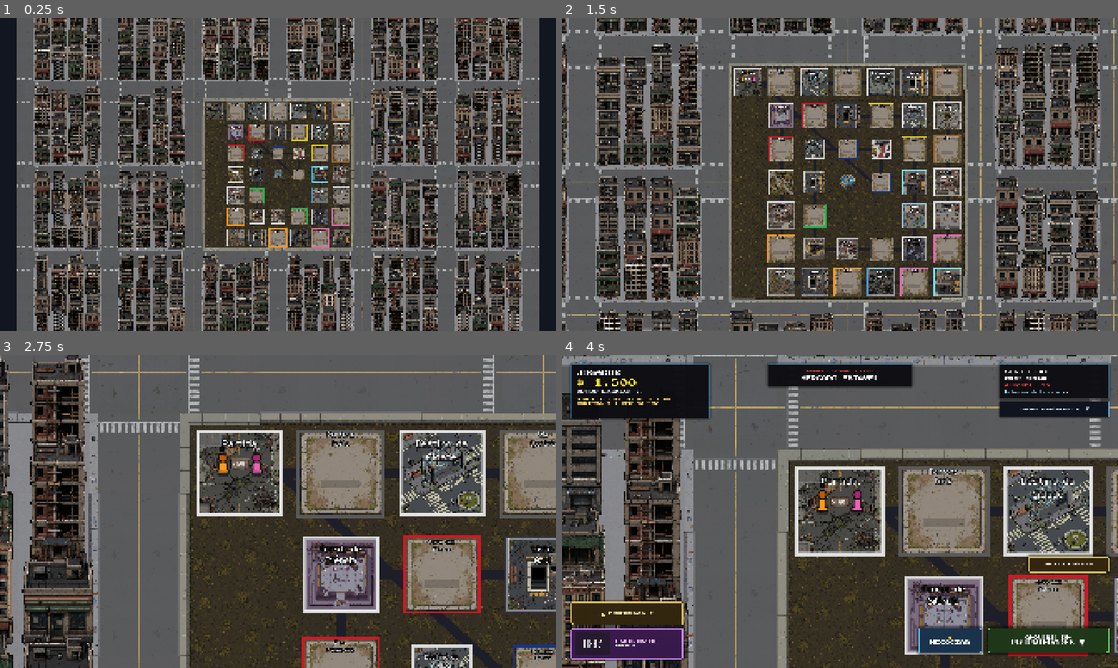
Above: before the commit, frames 1-4 (two rows, left to right).
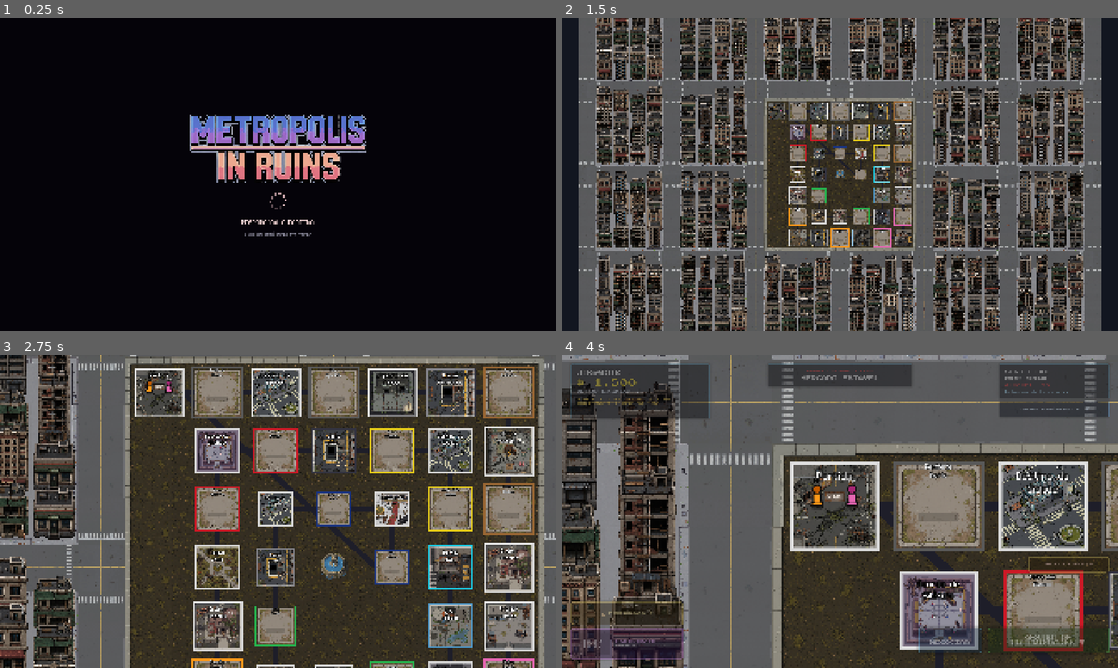
Above: after the commit, the same moments.

Repository: Alefk1708/Metropolis-In-Ruins
Game: Godot game, scene res://scenes/gameplay/tabuleiro/tabuleiro.tscn
Two runs of this game, one before a commit and one after it. Both use one fixed random seed, a clock stepped at 60 frames per second and the inputs below. This scene is started directly instead of the project's main scene.
Inputs (mouse positions are in pixels of both pictures, inside the frame that each line leads up to):
- Up to frame 1 (0.25 s): no input
- Up to frame 2 (1.5 s): tap Enter (ui_accept) at 0.5, 0.77 s; move the mouse to (962, 158) at 0.52 s; tap Space at 0.6 s; click (962, 158) at 0.67 s; drag from (728, 190) to (812, 237) at 1.27 s
- Up to frame 3 (2.75 s): move the mouse to (333, 442) at 2.02 s; tap Space at 2.1 s; click (333, 442) at 2.17 s
- Up to frame 4 (4 s): drag from (812, 574) to (673, 464) at 2.77 s; click (840, 373) at 3.52 s

The runs differ from the first frame. In frame 1, 84% of the frame differs, in the area x 3-97%, y 0-100%; in frame 2, 76%; in frame 3, 74%; in frame 4, 47%.

Commit message:
feat: adiciona tela de carregamento no tutorial, LAN e online

Diff:
--- a/scenes/gameplay/tabuleiro/tabuleiro.tscn
+++ b/scenes/gameplay/tabuleiro/tabuleiro.tscn
@@ -1,27 +1,14 @@
-[gd_scene format=3 uid="uid://dpqawvwe4o5oq"]
+[gd_scene load_steps=2 format=3 uid="uid://dpqawvwe4o5oq"]
 
-[ext_resource type="Script" uid="uid://bgfm8iwd8qgcb" path="res://scenes/gameplay/tabuleiro/tabuleiro.gd" id="1_cw4cw"]
-[ext_resource type="PackedScene" path="res://scenes/ui/menu_pause/menu_pause.tscn" id="2_pause"]
+[ext_resource type="Script" path="res://scenes/ui/carregamento_partida/carregamento_partida.gd" id="1_loading"]
 
-[node name="Tabuleiro_Metropolis" type="Node2D" unique_id=1890467695]
-y_sort_enabled = true
-script = ExtResource("1_cw4cw")
-
-[node name="MenuPause" parent="." unique_id=56073364 instance=ExtResource("2_pause")]
-
-[node name="FundoEscuro" type="ColorRect" parent="." unique_id=623206479]
-z_index = -5
-offset_left = -4697.0
-offset_top = -4867.0
-offset_right = 5303.0
-offset_bottom = 5133.0
-color = Color(0.07058824, 0.08627451, 0.1254902, 1)
-
-[node name="Camada_01_Ruas" type="TileMapLayer" parent="." unique_id=1232694689]
-
-[node name="Camada_02_Predios" type="TileMapLayer" parent="." unique_id=1631273774]
-y_sort_enabled = true
-
-[node name="CameraDoTabuleiro" type="Camera2D" parent="." unique_id=268784252]
-zoom = Vector2(1.5, 1.5)
-position_smoothing_enabled = true
+[node name="CarregamentoPartida" type="Control"]
+layout_mode = 3
+anchors_preset = 15
+anchor_right = 1.0
+anchor_bottom = 1.0
+grow_horizontal = 2
+grow_vertical = 2
+script = ExtResource("1_loading")
+cena_destino = "res://scenes/gameplay/tabuleiro/tabuleiro_jogo.tscn"
+mensagem = "PREPARANDO A PARTIDA"
--- /dev/null
+++ b/scenes/gameplay/tabuleiro/tabuleiro_jogo.tscn
@@ -0,0 +1,27 @@
+[gd_scene load_steps=3 format=3]
+
+[ext_resource type="Script" path="res://scenes/gameplay/tabuleiro/tabuleiro.gd" id="1_cw4cw"]
+[ext_resource type="PackedScene" path="res://scenes/ui/menu_pause/menu_pause.tscn" id="2_pause"]
+
+[node name="Tabuleiro_Metropolis" type="Node2D"]
+y_sort_enabled = true
+script = ExtResource("1_cw4cw")
+
+[node name="MenuPause" parent="." instance=ExtResource("2_pause")]
+
+[node name="FundoEscuro" type="ColorRect" parent="."]
+z_index = -5
+offset_left = -4697.0
+offset_top = -4867.0
+offset_right = 5303.0
+offset_bottom = 5133.0
+color = Color(0.07058824, 0.08627451, 0.1254902, 1)
+
+[node name="Camada_01_Ruas" type="TileMapLayer" parent="."]
+
+[node name="Camada_02_Predios" type="TileMapLayer" parent="."]
+y_sort_enabled = true
+
+[node name="CameraDoTabuleiro" type="Camera2D" parent="."]
+zoom = Vector2(1.5, 1.5)
+position_smoothing_enabled = true
--- /dev/null
+++ b/scenes/ui/carregamento_partida/carregamento_partida.gd
@@ -0,0 +1,244 @@
+extends Control
+
+## Tela intermediária usada antes de abrir cenas pesadas.
+## Mantém a interface visível enquanto o Godot carrega a cena em outra thread,
+## evitando o quadro cinza entre a seleção e o tabuleiro.
+
+@export_file("*.tscn") var cena_destino: String = ""
+@export var mensagem: String = "PREPARANDO A PARTIDA"
+@export_range(0.15, 3.0, 0.05) var tempo_minimo_exibicao: float = 0.70
+
+const LOGO: Texture2D = preload("res://assets/textures/LogoMetropolis.png")
+const FONTE_PIXEL: Font = preload("res://assets/fonts/m5x7.ttf")
+
+var _label_status: Label
+var _spinner: Control
+var _tempo_exibido: float = 0.0
+var _pontos_animacao: float = 0.0
+var _carregamento_finalizado: bool = false
+var _trocando_cena: bool = false
+var _falhou: bool = false
+var _progresso: Array = []
+
+
+class SpinnerPartida extends Control:
+	var velocidade: float = 4.6
+
+	func _ready() -> void:
+		process_mode = Node.PROCESS_MODE_ALWAYS
+		custom_minimum_size = Vector2(74.0, 74.0)
+		mouse_filter = Control.MOUSE_FILTER_IGNORE
+		queue_redraw()
+
+	func _process(delta: float) -> void:
+		pivot_offset = size * 0.5
+		rotation += velocidade * delta
+
+	func _draw() -> void:
+		var centro: Vector2 = size * 0.5
+		var raio: float = 25.0
+		var quantidade: int = 10
+		for indice in range(quantidade):
+			var angulo: float = TAU * float(indice) / float(quantidade)
+			var intensidade: float = float(indice + 2) / float(quantidade + 1)
+			var posicao: Vector2 = centro + Vector2(cos(angulo), sin(angulo)) * raio
+			draw_circle(
+				posicao,
+				4.2,
+				Color(1.0, 0.82, 0.84, intensidade)
+			)
+
+
+func _ready() -> void:
+	process_mode = Node.PROCESS_MODE_ALWAYS
+	set_process(true)
+	_criar_interface()
+	call_deferred("_iniciar_carregamento")
+
+
+func _process(delta: float) -> void:
+	if _falhou:
+		return
+
+	_tempo_exibido += delta
+	_pontos_animacao += delta
+	_atualizar_texto_status()
+
+	if _carregamento_finalizado and _tempo_exibido >= tempo_minimo_exibicao:
+		_finalizar_troca()
+		return
+
+	if _trocando_cena or cena_destino.is_empty():
+		return
+
+	var status: ResourceLoader.ThreadLoadStatus = ResourceLoader.load_threaded_get_status(
+		cena_destino,
+		_progresso
+	)
+	match status:
+		ResourceLoader.THREAD_LOAD_IN_PROGRESS:
+			pass
+		ResourceLoader.THREAD_LOAD_LOADED:
+			_carregamento_finalizado = true
+		ResourceLoader.THREAD_LOAD_FAILED, ResourceLoader.THREAD_LOAD_INVALID_RESOURCE:
+			_exibir_erro("NÃO FOI POSSÍVEL CARREGAR A PARTIDA")
+
+
+func _criar_interface() -> void:
+	set_anchors_and_offsets_preset(Control.PRESET_FULL_RECT)
+	mouse_filter = Control.MOUSE_FILTER_STOP
+
+	var fundo := ColorRect.new()
+	fundo.name = "FundoCarregamento"
+	fundo.set_anchors_and_offsets_preset(Control.PRESET_FULL_RECT)
+	fundo.color = Color(0.004, 0.005, 0.019, 1.0)
+	fundo.mouse_filter = Control.MOUSE_FILTER_STOP
+	add_child(fundo)
+
+	var brilho := ColorRect.new()
+	brilho.name = "BrilhoCentral"
+	brilho.set_anchors_and_offsets_preset(Control.PRESET_FULL_RECT)
+	brilho.color = Color(0.07, 0.035, 0.075, 0.28)
+	brilho.mouse_filter = Control.MOUSE_FILTER_IGNORE
+	add_child(brilho)
+
+	var centro := CenterContainer.new()
+	centro.set_anchors_and_offsets_preset(Control.PRESET_FULL_RECT)
+	centro.mouse_filter = Control.MOUSE_FILTER_IGNORE
+	add_child(centro)
+
+	var coluna := VBoxContainer.new()
+	coluna.custom_minimum_size = Vector2(620.0, 0.0)
+	coluna.alignment = BoxContainer.ALIGNMENT_CENTER
+	coluna.add_theme_constant_override("separation", 20)
+	centro.add_child(coluna)
+
+	var logo := TextureRect.new()
+	logo.name = "LogoMetropolis"
+	logo.texture = LOGO
+	logo.custom_minimum_size = Vector2(620.0, 250.0)
+	logo.expand_mode = TextureRect.EXPAND_IGNORE_SIZE
+	logo.stretch_mode = TextureRect.STRETCH_KEEP_ASPECT_CENTERED
+	logo.mouse_filter = Control.MOUSE_FILTER_IGNORE
+	logo.modulate.a = 0.0
+	coluna.add_child(logo)
+
+	_spinner = SpinnerPartida.new()
+	_spinner.name = "IndicadorGiratorio"
+	coluna.add_child(_spinner)
+
+	_label_status = Label.new()
+	_label_status.name = "StatusCarregamento"
+	_label_status.text = mensagem
+	_label_status.horizontal_alignment = HORIZONTAL_ALIGNMENT_CENTER
+	_label_status.add_theme_font_override("font", FONTE_PIXEL)
+	_label_status.add_theme_font_size_override("font_size", 34)
+	_label_status.add_theme_color_override(
+		"font_color",
+		Color(1.0, 0.88, 0.88, 1.0)
+	)
+	_label_status.add_theme_color_override(
+		"font_outline_color",
+		Color(0.0, 0.0, 0.0, 0.95)
+	)
+	_label_status.add_theme_constant_override("outline_size", 4)
+	coluna.add_child(_label_status)
+
+	var dica := Label.new()
+	dica.text = "A CIDADE ESTÁ SENDO PREPARADA"
+	dica.horizontal_alignment = HORIZONTAL_ALIGNMENT_CENTER
+	dica.add_theme_font_override("font", FONTE_PIXEL)
+	dica.add_theme_font_size_override("font_size", 22)
+	dica.add_theme_color_override(
+		"font_color",
+		Color(0.70, 0.70, 0.78, 0.88)
+	)
+	coluna.add_child(dica)
+
+	await get_tree().process_frame
+	logo.pivot_offset = logo.size * 0.5
+	logo.scale = Vector2(0.965, 0.965)
+
+	var tween := create_tween().set_parallel(true)
+	tween.set_pause_mode(Tween.TWEEN_PAUSE_PROCESS)
+	(
+		tween
+		. tween_property(logo, "modulate:a", 1.0, 0.34)
+		. set_trans(Tween.TRANS_QUAD)
+		. set_ease(Tween.EASE_OUT)
+	)
+	(
+		tween
+		. tween_property(logo, "scale", Vector2.ONE, 0.52)
+		. set_trans(Tween.TRANS_BACK)
+		. set_ease(Tween.EASE_OUT)
+	)
+
+
+func _iniciar_carregamento() -> void:
+	var caminho := cena_destino.strip_edges()
+	cena_destino = caminho
+	if caminho.is_empty() or not ResourceLoader.exists(caminho):
+		_exibir_erro("CENA DA PARTIDA NÃO ENCONTRADA")
+		return
+
+	var erro: Error = ResourceLoader.load_threaded_request(
+		caminho,
+		"PackedScene",
+		true
+	)
+	if erro != OK:
+		_exibir_erro("NÃO FOI POSSÍVEL INICIAR O CARREGAMENTO")
+
+
+func _atualizar_texto_status() -> void:
+	if (
+		_label_status == null
+		or not is_instance_valid(_label_status)
+		or _trocando_cena
+		or _falhou
+	):
+		return
+
+	var quantidade_pontos: int = int(floor(_pontos_animacao / 0.35)) % 4
+	var sufixo := ""
+	for _indice in range(quantidade_pontos):
+		sufixo += "."
+	_label_status.text = mensagem + sufixo
+
+
+func _finalizar_troca() -> void:
+	if _trocando_cena or _falhou:
+		return
+	_trocando_cena = true
+
+	var recurso: Resource = ResourceLoader.load_threaded_get(cena_destino)
+	if not recurso is PackedScene:
+		_trocando_cena = false
+		_exibir_erro("A CENA CARREGADA É INVÁLIDA")
+		return
+
+	_label_status.text = "ENTRANDO NA PARTIDA"
+	await get_tree().create_timer(0.12, true, false, true).timeout
+
+	# A cena antiga permanece desenhada até este momento. Como o PackedScene já
+	# foi carregado em outra thread, a troca é curta e não revela o fundo cinza.
+	var erro: Error = get_tree().change_scene_to_packed(recurso as PackedScene)
+	if erro != OK:
+		_trocando_cena = false
+		_exibir_erro("ERRO AO ABRIR A PARTIDA")
+
+
+func _exibir_erro(texto: String) -> void:
+	_falhou = true
+	_carregamento_finalizado = false
+	_trocando_cena = false
+	if _spinner != null and is_instance_valid(_spinner):
+		_spinner.set_process(false)
+	if _label_status != null and is_instance_valid(_label_status):
+		_label_status.text = texto
+		_label_status.add_theme_color_override(
+			"font_color",
+			Color(1.0, 0.38, 0.38, 1.0)
+		)
+	push_error("[CARREGAMENTO] %s: %s" % [texto, cena_destino])
--- a/scenes/ui/tela_inicial/menu_principal.gd
+++ b/scenes/ui/tela_inicial/menu_principal.gd
@@ -1523,7 +1523,7 @@
 		0.0
 	)
 	_camada_transicao_tela.mouse_filter = Control.MOUSE_FILTER_STOP
-	_camada_transicao_tela.z_index = 4500
+	_camada_transicao_tela.z_index = 4096
 
 
 func _animar_transicao_tela(cor_luz: Color) -> void:
--- a/scenes/ui/tutorial/tutorial.tscn
+++ b/scenes/ui/tutorial/tutorial.tscn
@@ -1,10 +1,14 @@
-[gd_scene format=3 uid="uid://bta2ghygh4674"]
+[gd_scene load_steps=2 format=3 uid="uid://bta2ghygh4674"]
 
-[ext_resource type="Script" uid="uid://tlr1y14dff25" path="res://scenes/ui/tutorial/tutorial_controller.gd" id="1_controller"]
-[ext_resource type="PackedScene" uid="uid://dpqawvwe4o5oq" path="res://scenes/gameplay/tabuleiro/tabuleiro.tscn" id="2_tabuleiro"]
+[ext_resource type="Script" path="res://scenes/ui/carregamento_partida/carregamento_partida.gd" id="1_loading"]
 
-[node name="Tutorial" type="Node" unique_id=2133061680]
-process_mode = 3
-script = ExtResource("1_controller")
-
-[node name="Tabuleiro" parent="." unique_id=1670387574 instance=ExtResource("2_tabuleiro")]
+[node name="CarregamentoTutorial" type="Control"]
+layout_mode = 3
+anchors_preset = 15
+anchor_right = 1.0
+anchor_bottom = 1.0
+grow_horizontal = 2
+grow_vertical = 2
+script = ExtResource("1_loading")
+cena_destino = "res://scenes/ui/tutorial/tutorial_jogo.tscn"
+mensagem = "PREPARANDO O TUTORIAL"
--- /dev/null
+++ b/scenes/ui/tutorial/tutorial_jogo.tscn
@@ -0,0 +1,10 @@
+[gd_scene load_steps=3 format=3]
+
+[ext_resource type="Script" path="res://scenes/ui/tutorial/tutorial_controller.gd" id="1_controller"]
+[ext_resource type="PackedScene" path="res://scenes/gameplay/tabuleiro/tabuleiro_jogo.tscn" id="2_tabuleiro"]
+
+[node name="Tutorial" type="Node"]
+process_mode = 3
+script = ExtResource("1_controller")
+
+[node name="Tabuleiro" parent="." instance=ExtResource("2_tabuleiro")]
Not shown, added: addons/fusion/LICENSE.txt
Not shown, added: addons/fusion/THIRD_PARTY_NOTICES.txt
Not shown, added: addons/fusion/fusion.gdextension.uid
Not shown, added: scenes/ui/carregamento_partida/carregamento_partida.gd.uid
Not shown, changed: addons/fusion/bin/libfusion.android.template_debug.arm64.release.so
Not shown, changed: addons/fusion/bin/libfusion.android.template_debug.x86_64.release.so
Not shown, changed: addons/fusion/bin/libfusion.android.template_release.arm64.release.so
Not shown, changed: addons/fusion/bin/libfusion.android.template_release.x86_64.release.so
Not shown, added: addons/fusion/bin/libfusion.ios.template_debug.arm64.release.dylib
Not shown, added: addons/fusion/bin/libfusion.ios.template_release.arm64.release.dylib
Not shown, changed: addons/fusion/bin/libfusion.linux.editor.x86_64.release.so
Not shown, changed: addons/fusion/bin/libfusion.linux.template_debug.x86_64.release.so
(and 13 more such lines)
